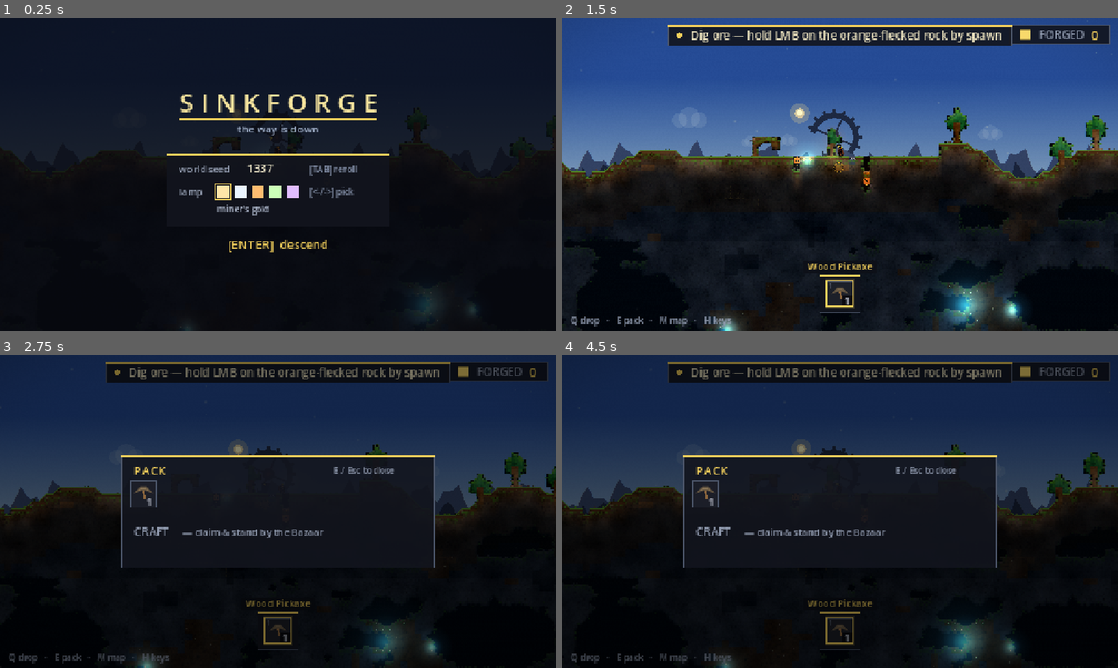
Above: before the commit, frames 1-4 (two rows, left to right).
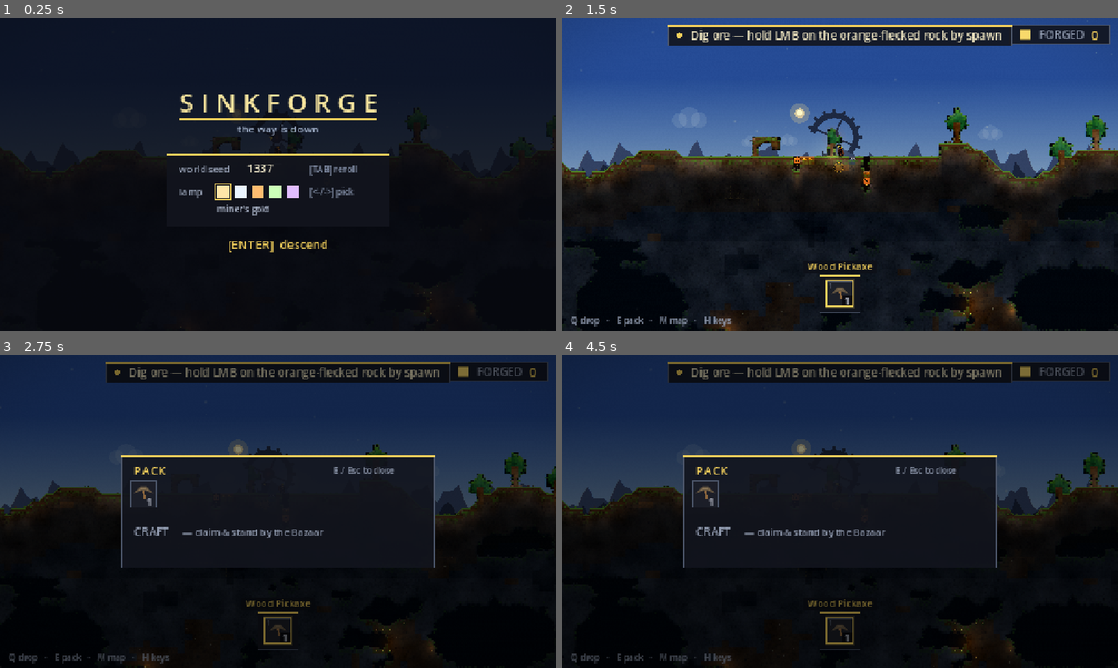
Above: after the commit, the same moments.

Repository: teohondascully/sinkforge
Game: Godot game, scene res://scenes/main.tscn
Same seed, same stepped clock (60 frames per second), same inputs: the game is played once before the commit and once after it.
Inputs (mouse positions are in pixels of both pictures, inside the frame that each line leads up to):
- Up to frame 1 (0.25 s): no input
- Up to frame 2 (1.5 s): tap Enter at 0.5 s; move the mouse to (962, 158) at 0.52 s; hold D (sf_right) 0.53-1.25 s; right-click (962, 158) at 0.6 s; click (962, 158) at 0.67 s; tap Space (sf_jump) at 0.77, 1.07 s; drag from (728, 190) to (812, 237) at 1.27 s
- Up to frame 3 (2.75 s): tap Space (sf_jump) at 2 s; move the mouse to (333, 442) at 2.02 s; hold D (sf_right) from 2.03 s (still down); tap E (sf_craft) at 2.1 s
- Up to frame 4 (4.5 s): release D (sf_right) at 2.75 s; drag from (812, 574) to (673, 464) at 2.77 s; tap Enter at 3.5 s; move the mouse to (1006, 558) at 3.52 s; hold A (sf_left) 3.53-4.25 s; tap Mouse wheel up (sf_cycle_prev) at 3.6 s; tap Space (sf_jump) at 3.77, 4.07 s; drag from (673, 464) to (756, 433) at 4.27 s

The runs differ from the first frame. In frame 1, 0.3% of the frame differs, in the area x 33-86%, y 85-100%; in frame 2, 2.2%, in the area x 27-84%, y 41-100%; in frame 3, 1.0%; in frame 4, 1.2%.

Commit message:
viz(ore): kill the seam lamp-halo -> a tight dim accent gated by darkness

Diff:
--- a/scenes/world_renderer.gd
+++ b/scenes/world_renderer.gd
@@ -2544,18 +2544,32 @@
 		var lvl: float = _conduit_level(cell)
 		if lvl > 0.04:
 			_draw_glow(layer, _cell_center(cell), float(CELL) * (0.9 + 0.7 * lvl), Color(1.0, 0.78, 0.36), lvl * 0.7)
-	# CRYSTAL/ORE SEAM GLOW (fix-2 diff 2 / diff-04 #5): one saturated cyan pool per COHESIVE seam (a
-	# clustered exposed vein), sized to the seam's extent, + a hot white-cyan core pip on each exposed cell
-	# so the seam still reads as discrete crystals inside one big cohesive glow — the COOL accent that gives
-	# the scene warm/cool contrast like Noita's big coloured light features, not scattered dots.
+	# ORE SEAM GLOW (fix-2 diff 2 / diff-04 #5): one cohesive glow per clustered exposed vein, sized to the
+	# seam's extent, + a hot core pip on each exposed cell so the seam reads as discrete nuggets inside one
+	# big cohesive glow. The glow now takes the seam's OWN material colour (`nugget_color` pushed to
+	# saturation) instead of a hardcoded cyan — so ore glows warm orange, rich_ore gold, iron cold steel.
+	# The light AGREES with the flecks in the rock; a first-time player's eye lands on the material, not a
+	# contradicting blue pool. (Mixed seams: the first cell's material governs — good enough.)
+	# LEGIBILITY REWORK (2026-08-09): the old wide radial halo read as a LAMP / lava blob to first-time
+	# players ("is that the ore or a light?"), never as rock — a soft glow of ANY colour impersonates a
+	# light source. Ore now reads by its tinted CELL BODY + crisp chunky nuggets (drawn under the veil);
+	# here we keep only a TIGHT, dim luminous accent + bright nugget PIPS so an exposed vein SHIMMERS in
+	# the dark (discovery from across a cavern) without pretending to be a lamp.
 	for seam: Dictionary in _crystal_seams_cached():
 		var breath: float = 0.55 + 0.45 * sin(_anim_time * 1.4 + float(seam["pos"].x) * 0.02)
-		# A wider soft halo + a tighter richer core = one big cohesive cool feature (diff-04 #5), not a flat disc.
-		_draw_glow(layer, seam["pos"], float(seam["radius"]) * 1.15, CRYSTAL_COLOR, 0.30 + 0.18 * breath)
-		_draw_glow(layer, seam["pos"], float(seam["radius"]) * 0.60, CRYSTAL_COLOR, 0.42 + 0.24 * breath)
+		var seam_glow: Color = _seam_glow_color(seam["cells"])
+		# Gate the discovery glow by how DARK the vein sits (like the lamp): a vein in daylight reads as pure
+		# rock (a glow of any strength there impersonates a lamp — the blind-playtest "is the ore a light?"),
+		# while a vein in the deep dark still SHIMMERS so it's findable across a cavern.
+		var sc := Vector2i(int(seam["pos"].x / float(CELL)), int(seam["pos"].y / float(CELL)))
+		var seam_dark: float = clampf(_skylight_alpha(sc.y, sim.surface_row(sc.x)) / AMBIENT_DARK, 0.0, 1.0)
+		if seam_dark <= 0.02:
+			continue
+		_draw_glow(layer, seam["pos"], float(seam["radius"]) * 0.42, seam_glow, (0.11 + 0.07 * breath) * seam_dark)
+		var core_pip: Color = seam_glow.lightened(0.5)
 		for c: Vector2i in seam["cells"]:
 			var cb: float = 0.55 + 0.45 * sin(_anim_time * 1.4 + float(c.x) * 0.6 + float(c.y) * 0.4)
-			layer.draw_circle(_cell_center(c), 1.6 + 0.7 * cb, Color(0.78, 0.99, 1.0, 0.50 + 0.30 * cb))
+			layer.draw_circle(_cell_center(c), 1.4 + 0.6 * cb, Color(core_pip.r, core_pip.g, core_pip.b, (0.55 + 0.30 * cb) * seam_dark))
 	for m: Dictionary in falling.motes():
 		# Dropped/falling items GLOW (the gravity-pour visual), but a dropped STACK overlaps many motes into
 		# a "mini sun" (playtest). Dimmer + tighter per mote so a stream reads warm without blowing out.
